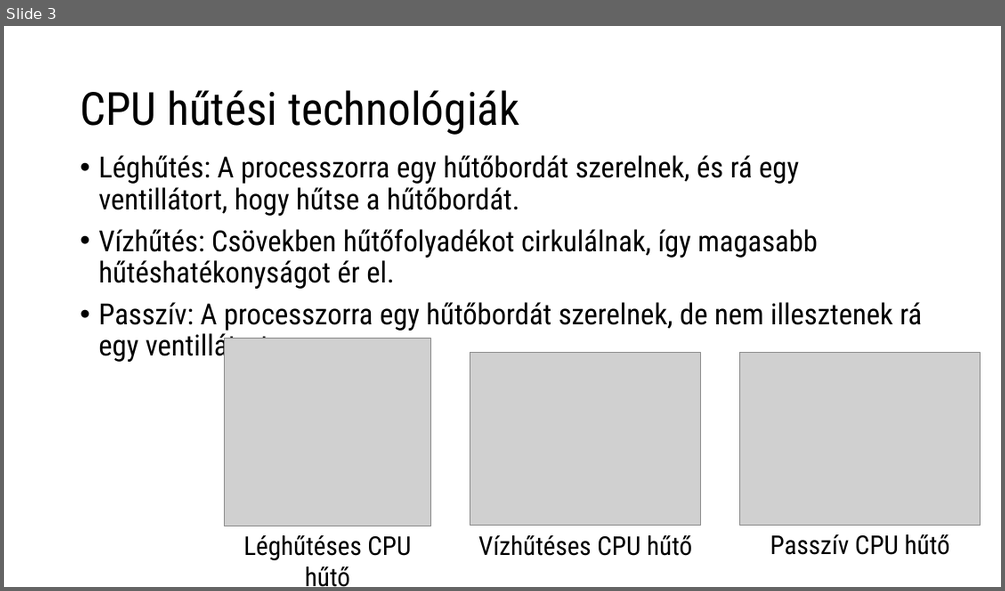
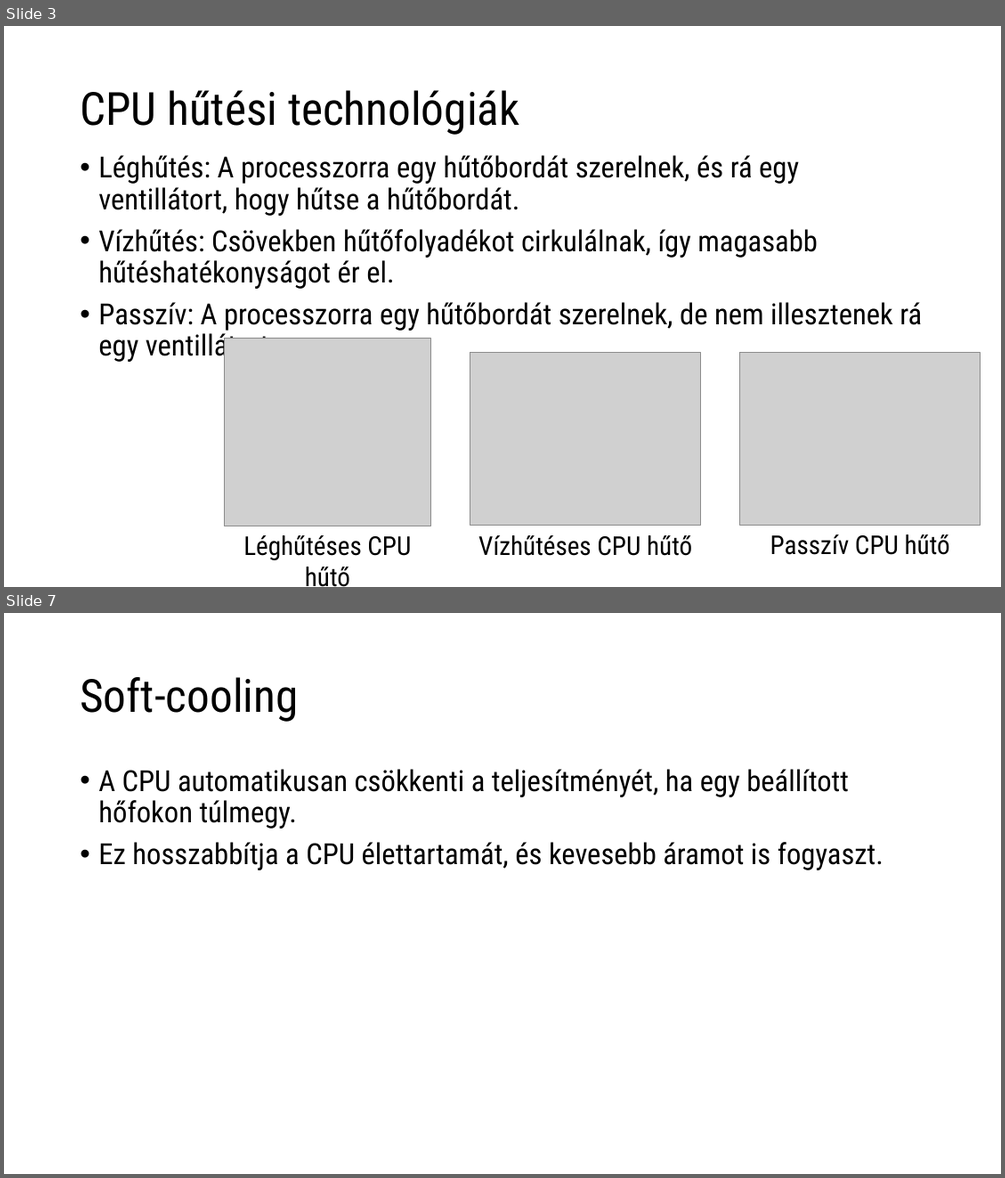
Before and after one commit to verbence/ppt-2022, a slide deck: cpuhutes.pptx. Shown one above the other, each under a label of ours: slide 3 before the commit, slides 3 and 7 after it; the slides between them are not shown. The pictures are 1005x591 and 1005x1178 pixels, drawn with LibreOffice and Linux fonts; fonts in the diff are those of the drawing; grey boxes stand for pictures. Boxes give left, top, right and bottom in pixels: in the first picture for what was removed or moved away, otherwise in the second. Text is boxed around its words. In the diff, an @@ line names an element or a change of style, - is before the commit and + after.

```diff
--- a/cpuhutes.pptx
+++ b/cpuhutes.pptx
@@ slide 7 added at box(4, 613, 1001, 1174), background #FFFFFF @@
@@ title added at box(80, 677, 298, 722), 44 pt, text #000000 @@
+Soft-cooling
@@ text added at box(98, 769, 883, 870), 28 pt, text #000000 @@
+• A CPU automatikusan csökkenti a teljesítményét, ha egy beállított hőfokon túlmegy.
+• Ez hosszabbítja a CPU élettartamát, és kevesebb áramot is fogyaszt.
```
Also in this commit, not shown: 2 slides changed, 2 other slides added, 3 slides removed.
